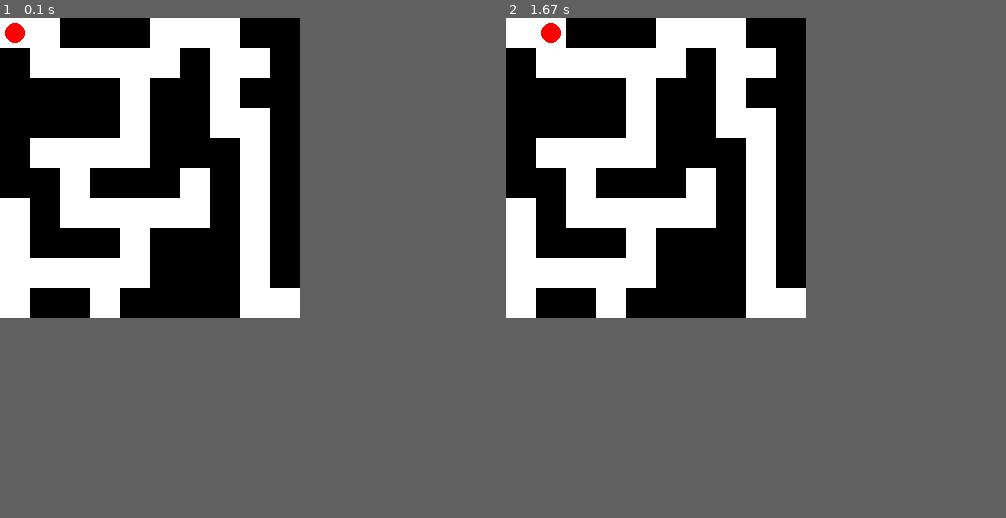
Above: before the commit, frames 1-2 (left to right).
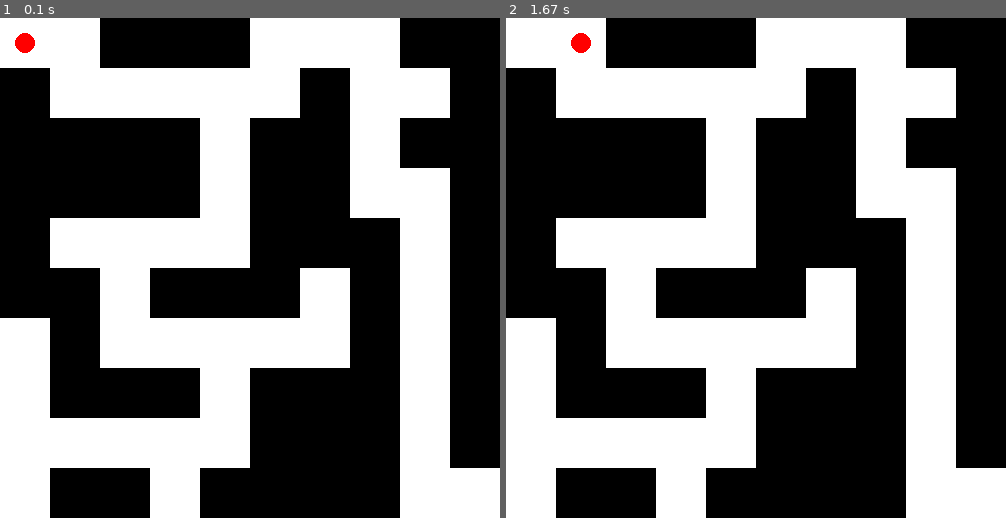
Above: after the commit, the same moments.

Repository: gstotts/pygame_play
Game: pygame game, started from maze.py
Two runs of this game, one before a commit and one after it. Both use one fixed random seed, a clock stepped at 60 frames per second and the inputs below.
Inputs:
- Up to frame 1 (0.1 s): no input
- Up to frame 2 (1.67 s): hold Right 0.33-0.8 s; hold Up 0.83-1.13 s
In our replay, the window is 300x300 before the commit and 500x500 after it. These sizes can differ from the game's own. Grey fills any space a smaller window leaves; there, only what the larger window draws over its background counts as a difference.

The runs differ from the first frame. In frame 1, 49% of the frame differs, in the area x 0-100%, y 0-100%; in frame 2, 49%.

Commit message:
Change size

Diff:
--- a/maze.py
+++ b/maze.py
@@ -104,4 +104,4 @@
 
 
 if __name__ == '__main__':
-    Maze(300, 300).run()
+    Maze(500, 500).run()
